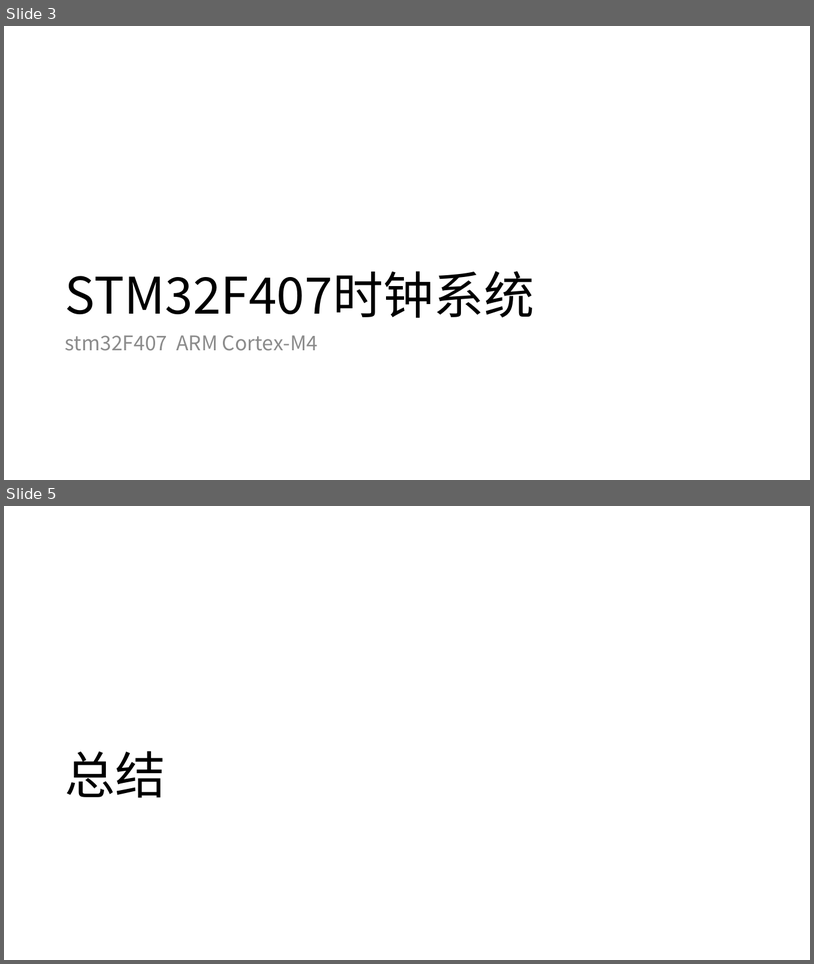
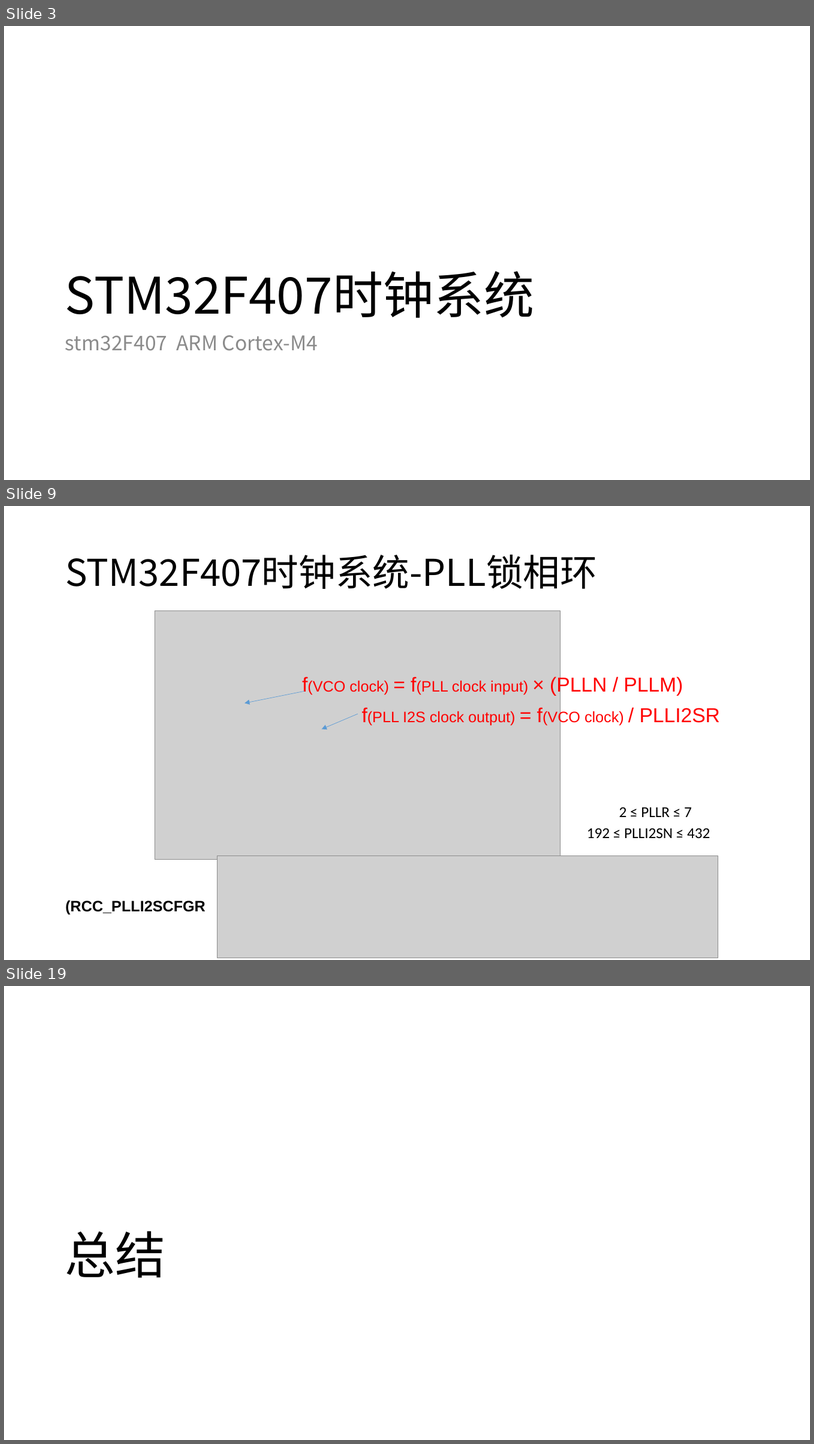
Before and after one commit to work-2015/work, a slide deck: TMOOC/智能硬件/001-智能血压计/V1.0/06-STM32F407 时钟系统/PPT/06-STM32F407 时钟系统.pptx. Shown one above the other, each under a label of ours: slides 3 and 5 before the commit, slides 3, 9 and 19 after it; the slides between them are not shown. The pictures are 814x964 and 814x1444 pixels, drawn with LibreOffice and Linux fonts; fonts in the diff are those of the drawing; grey boxes stand for pictures. Boxes give left, top, right and bottom in pixels: in the first picture for what was removed or moved away, otherwise in the second. Text is boxed around its words. In the diff, an @@ line names an element or a change of style, - is before the commit and + after.

Commit message:
06 ppt

```diff
--- a/TMOOC/智能硬件/001-智能血压计/V1.0/06-STM32F407 时钟系统/PPT/06-STM32F407 时钟系统.pptx
+++ b/TMOOC/智能硬件/001-智能血压计/V1.0/06-STM32F407 时钟系统/PPT/06-STM32F407 时钟系统.pptx
@@ slide 9 added at [4,506,810,960], background #FFFFFF @@
@@ title added at [65,555,597,589], 44 pt, text #000000 @@
+STM32F407时钟系统-PLL锁相环
@@ picture added at [155,610,561,859] @@
@@ text added at [302,675,683,696], 18 pt, text #FF0000 @@
+f(VCO clock) = f(PLL clock input) × (PLLN / PLLM)
@@ arrow added from (305, 691) to (245, 703), #5B9BD5 0.5 pt @@
@@ arrow added from (358, 714) to (321, 729), #5B9BD5 0.5 pt @@
@@ text added at [362,707,720,726], 18 pt, text #FF0000 @@
+f(PLL I2S clock output) = f(VCO clock) / PLLI2SR
@@ text added at [620,807,692,817], 18 pt, text #000000 @@
+2 ≤ PLLR ≤ 7
@@ text added at [587,828,710,838], 18 pt, text #000000 @@
+192 ≤ PLLI2SN ≤ 432
@@ picture added at [218,856,719,958] @@
@@ text added at [65,900,206,915], 18 pt, text #000000, bold @@
+(RCC_PLLI2SCFGR
@@ what was slide 5 is now slide 19 @@
```
Also in this commit, not shown: 13 other slides added, 1 other file.
